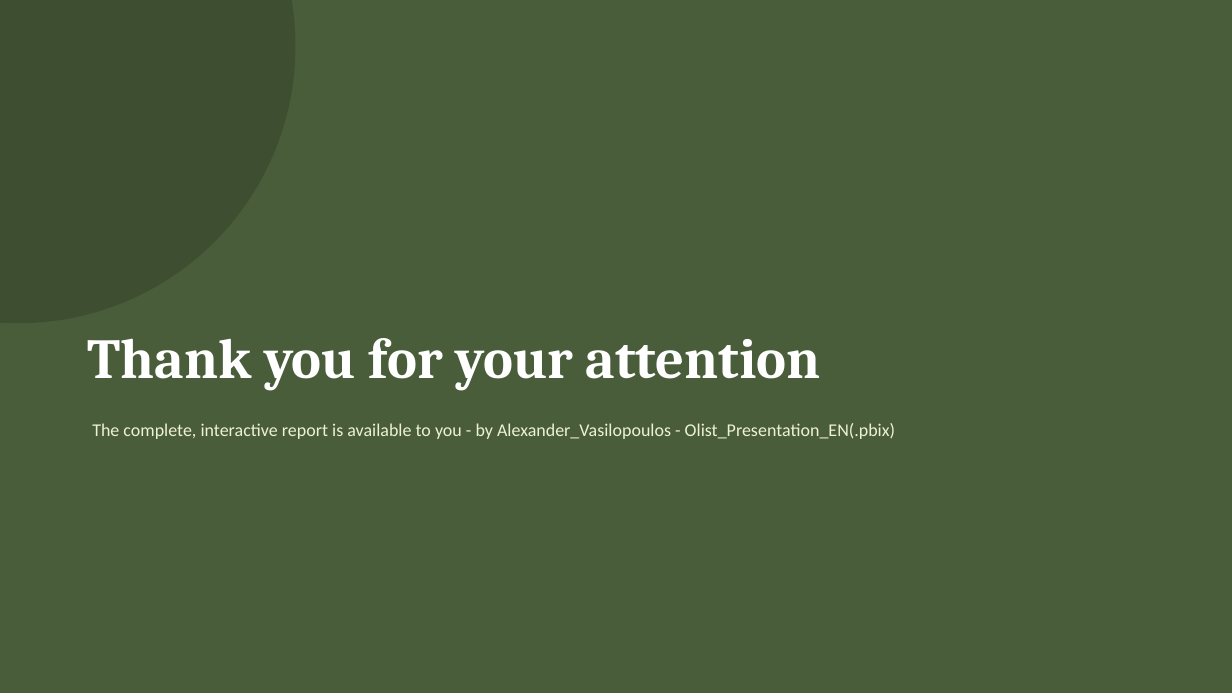
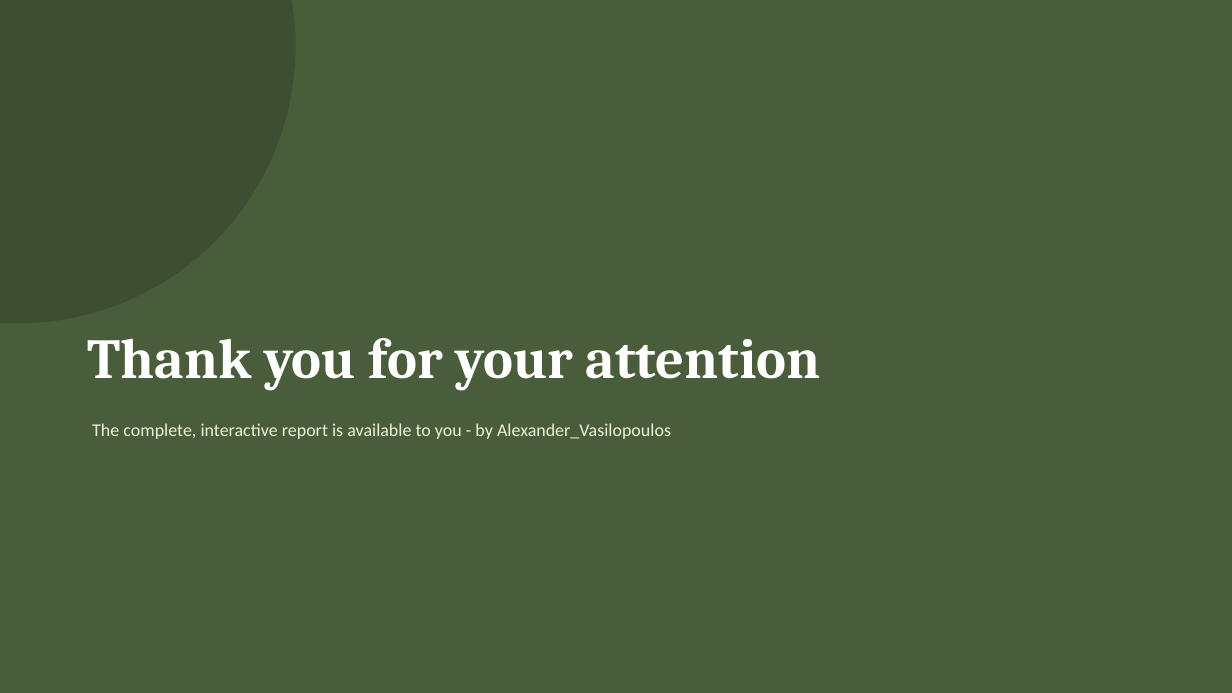
Before and after one commit to Alexander-Vasilopoulos/Olist-sales-performance-dashboard, a slide deck: slide 9 of presentation/Olist_Presentation_EN.pptx. Drawn at 1232x693 pixels with LibreOffice and Linux fonts; fonts in the diff are those of the drawing. Boxes give left, top, right and bottom in pixels: in the first picture for what was removed or moved away, otherwise in the second. Text is boxed around its words. In the diff, an @@ line names an element or a change of style, - is before the commit and + after.

Commit message:
fixed a typo

```diff
--- a/presentation/Olist_Presentation_EN.pptx
+++ b/presentation/Olist_Presentation_EN.pptx
@@ text at (92,423,671,439): text changed @@
-The complete, interactive report is available to you - by Alexander_Vasilopoulos - Olist_Presentation_EN(.pbix)
+The complete, interactive report is available to you - by Alexander_Vasilopoulos
```
